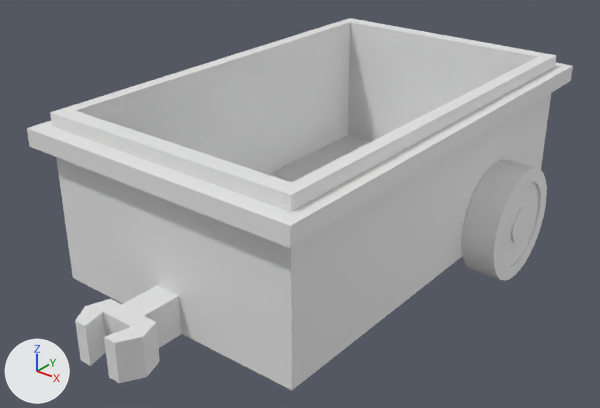
Renders of the FBX model GraphicResource/Tank/62_Cart.fbx from each side of a commit.
Camera for both pictures: a 50 mm camera at (277.0, -399.0, 273.0) aimed at (-1.0, -51.0, 57.0). Lighting does not change. The marker at lower left points along +X, +Y and +Z. Where no turn or scale is listed for an object, it has been applied to the vertices.

Names of what the first picture shows: 'Cart', 'LeftWheel'.
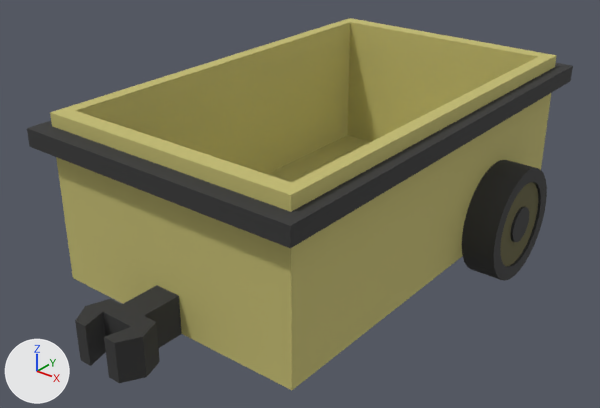
Location of each change, [x1, y1, x2, y2] in pixels of the pictures (600 x 408 px):
'Cart', recoloured, surface changed (grey to yellow): [27, 18, 573, 390] in both
'LeftWheel', recoloured (grey to black): [462, 160, 547, 281] in both

The change, as a list of edits to the scene's bpy script:
```text
Add img_cart_diffuse_png:
    img_cart_diffuse_png = load_image('Cart_Diffuse.png', 'Cart_Diffuse.png', 2048, 2048, 'sRGB')
Add img_cart_wheel_diffuse_png:
    img_cart_wheel_diffuse_png = load_image('Cart_Wheel_Diffuse.png', 'Cart_Wheel_Diffuse.png', 2048, 2048, 'sRGB')
Add mat_22___default:
    mat_22___default = principled_material('22 - Default')
    mat_22___default.texture = img_cart_diffuse_png
    mat_22___default.roughness = 0.859
Add mat_21___default:
    mat_21___default = principled_material('21 - Default')
    mat_21___default.texture = img_cart_wheel_diffuse_png
    mat_21___default.roughness = 0.859
Change me_mesh_001:
    where me_mesh_001.from_pydata(...)  # 256 vertices, 508 faces; spans x -21.9..21.9, y -35.4..35.4, z -35.4..35.4
    add me_mesh_001.materials.append(mat_21___default)  # picture img_cart_wheel_diffuse_png
Change me_mesh:
    where me_mesh.from_pydata(...)  # 60 vertices, 116 faces; spans x -89.0..89.0, y -206.0..117.0, z 27.0..127.0
    used by ob_cart; location = (0.0, 0.0, 0.0)
    me_mesh part 1: texture (UV) coordinates of 116 of 116 faces, centred in x -89.0..89.0, y -206.0..117.0, z 27.0..127.0, changed; they spanned u 0.02..0.98, v 0.02..0.98 and now span u 0.02..0.98, v 0.02..0.98
    add me_mesh.materials.append(mat_22___default)  # picture img_cart_diffuse_png
```
